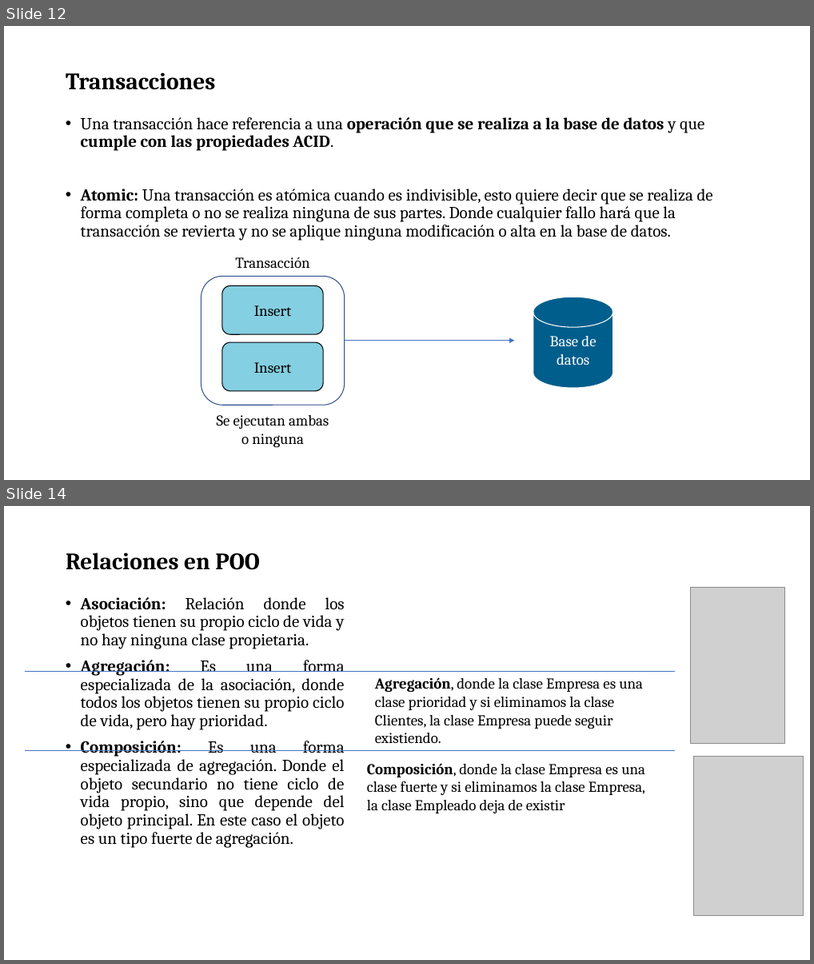
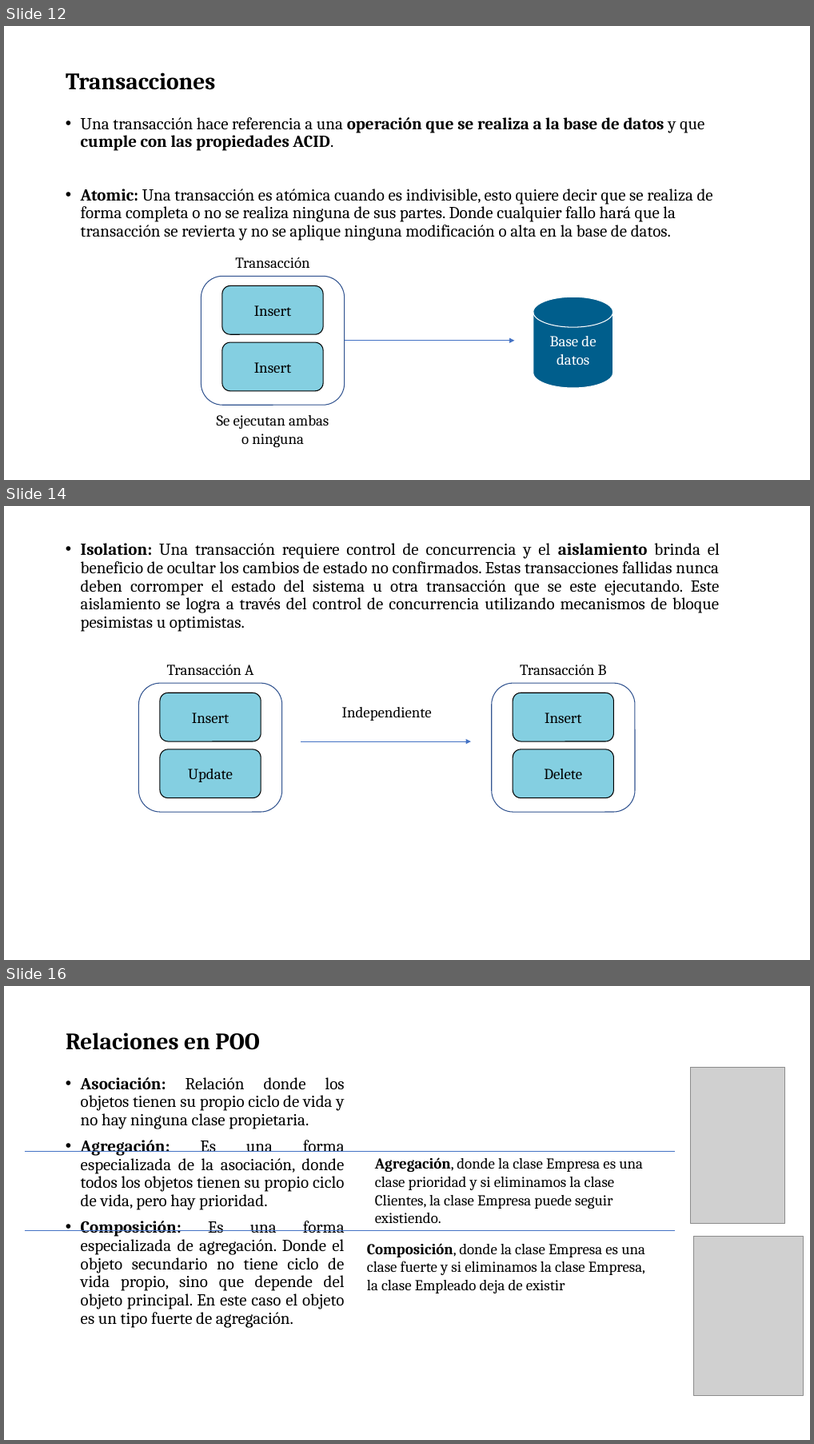
Before and after one commit to soycperez/jpa-concepts, a slide deck: JPA.pptx. Shown one above the other, each under a label of ours: slides 12 and 14 before the commit, slides 12, 14 and 16 after it; the slides between them are not shown. The pictures are 814x964 and 814x1444 pixels, drawn with LibreOffice and Linux fonts; fonts in the diff are those of the drawing; grey boxes stand for pictures; background and template pictures are left out. Boxes give left, top, right and bottom in pixels: in the first picture for what was removed or moved away, otherwise in the second. Text is boxed around its words. In the diff, an @@ line names an element or a change of style, - is before the commit and + after.

```diff
--- a/JPA.pptx
+++ b/JPA.pptx
@@ slide 14 added at [4,506,810,960], background picture (left out) @@
@@ text added at [81,543,720,632], 20 pt, text #000000 @@
+• Isolation: Una transacción requiere control de concurrencia y el aislamiento brinda el beneficio de ocultar los cambios de estado no confirmados. Estas transacciones fallidas nunca deben corromper el estado del sistema u otra transacción que se este ejecutando. Este aislamiento se logra a través del control de concurrencia utilizando mecanismos de bloque pesimistas u optimistas.
@@ text added at [167,664,254,675], 18 pt, text #000000 @@
+Transacción A
@@ text added at [520,664,607,675], 18 pt, text #000000 @@
+Transacción B
@@ rounded rectangle added at [139,683,282,812], outline #325491 1 pt @@
@@ rounded rectangle added at [160,693,261,741], fill #84CFE1, outline #000000 1 pt, 18 pt, text #000000 @@
+Insert
@@ rounded rectangle added at [492,683,635,812], outline #325491 1 pt @@
@@ rounded rectangle added at [514,693,614,741], fill #84CFE1, outline #000000 1 pt, 18 pt, text #000000 @@
+Insert
@@ text added at [342,707,432,720], 18 pt, text #000000 @@
+Independiente
@@ arrow added from (301, 741) to (471, 741), #4472C4 0.5 pt @@
@@ rounded rectangle added at [160,749,261,797], fill #84CFE1, outline #000000 1 pt, 18 pt, text #000000 @@
+Update
@@ rounded rectangle added at [514,749,614,797], fill #84CFE1, outline #000000 1 pt, 18 pt, text #000000 @@
+Delete
@@ what was slide 14 is now slide 16 @@
```
Also in this commit, not shown: 3 slides changed, 3 other slides added.
